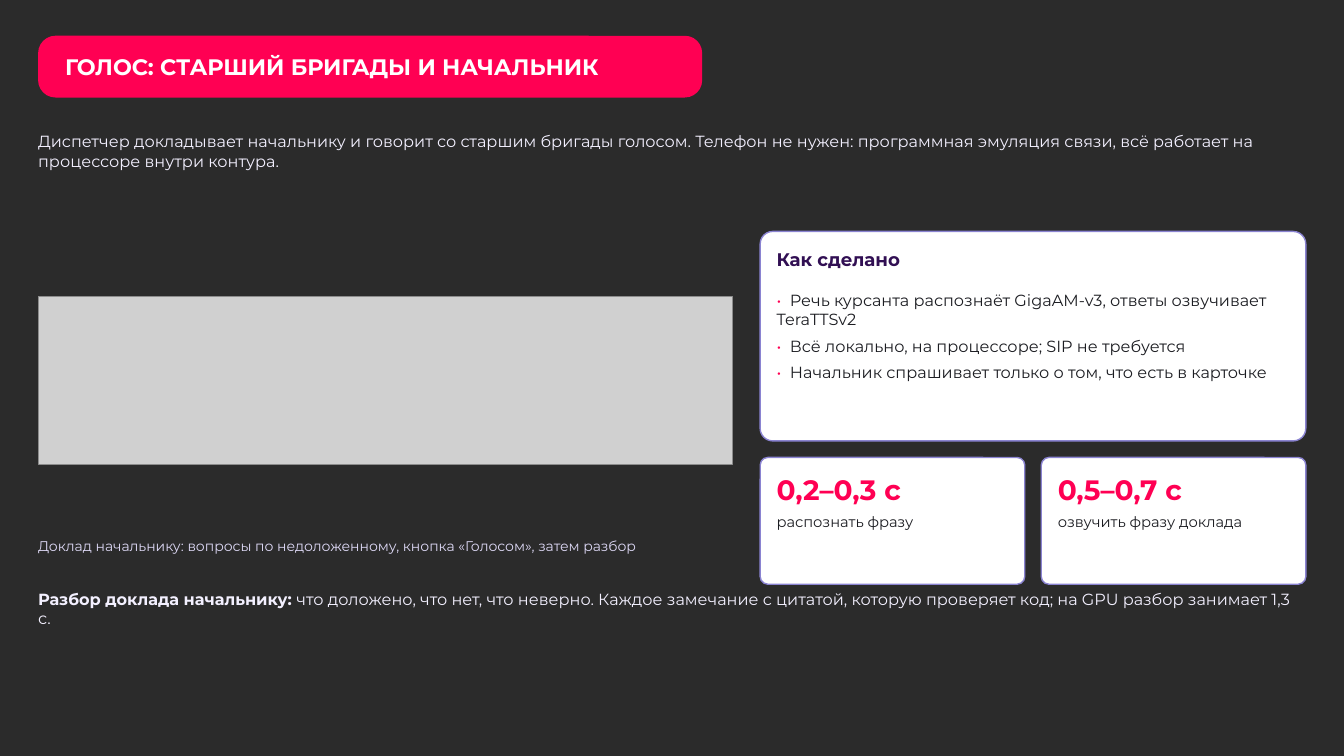
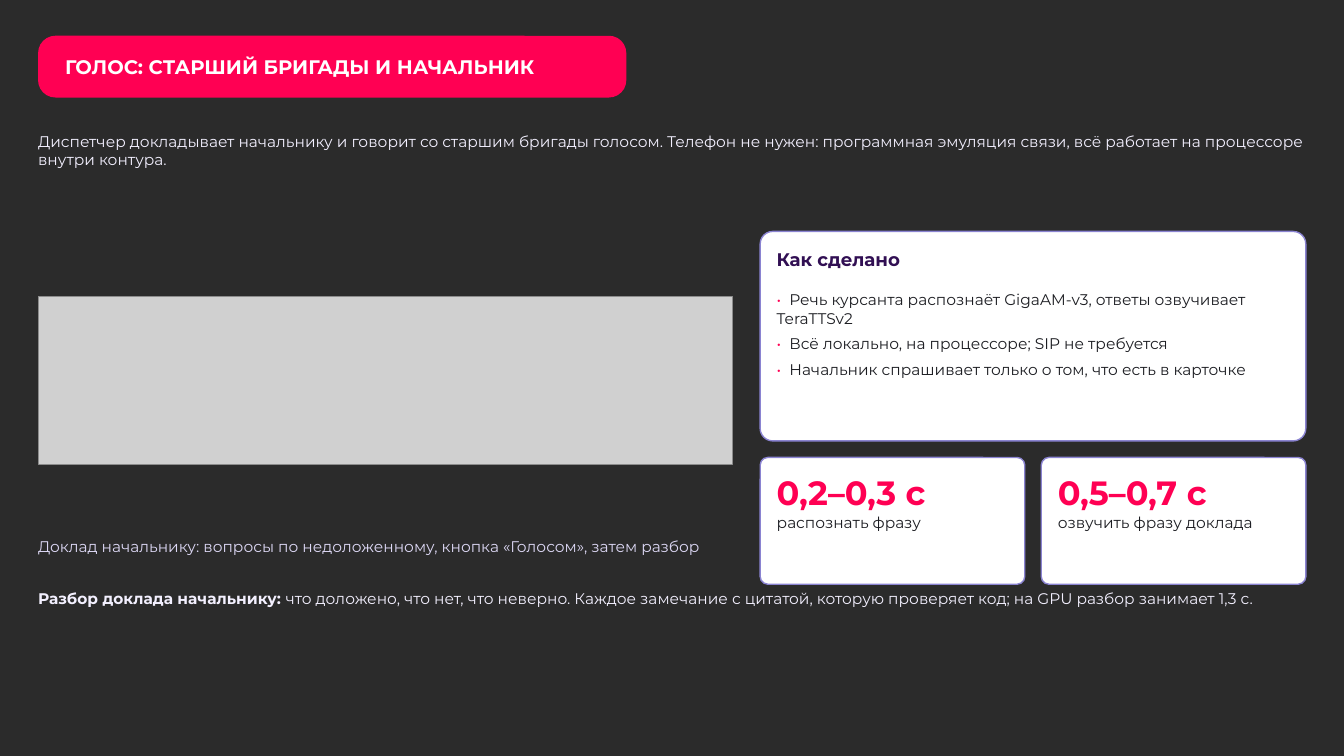
Before and after one commit to Den4ikAI/arm112-trainer_final, a slide deck: slide 11 of docs/презентация.pptx. Drawn at 1344x756 pixels with LibreOffice and Linux fonts; fonts in the diff are those of the drawing; grey boxes stand for pictures; background and template pictures are left out; a plain dark background stands for a picture behind light text. Boxes give left, top, right and bottom in pixels: in the first picture for what was removed or moved away, otherwise in the second. Text is boxed around its words. In the diff, an @@ line names an element or a change of style, - is before the commit and + after.

```diff
--- a/docs/презентация.pptx
+++ b/docs/презентация.pptx
@@ rounded rectangle "ГОЛОС: СТАРШИЙ БРИГАДЫ И НАЧАЛЬНИК": place and size @@
-rounded rectangle "ГОЛОС: СТАРШИЙ БРИГАДЫ И НАЧАЛЬНИК" at box(38, 35, 703, 97)
+rounded rectangle "ГОЛОС: СТАРШИЙ БРИГАДЫ И НАЧАЛЬНИК" at box(38, 35, 627, 97)
@@ rounded rectangle "ГОЛОС: СТАРШИЙ БРИГАДЫ И НАЧАЛЬНИК" at box(38, 35, 627, 97): size 16 to 14 pt @@
@@ text "0,2–0,3 с" at box(777, 481, 926, 511): size 20 to 24 pt @@
@@ text "0,5–0,7 с" at box(1058, 481, 1207, 511): size 20 to 24 pt @@
@@ text "распознать фразу" at box(777, 516, 921, 531): size 10.5 to 11 pt @@
@@ text "озвучить фразу доклада" at box(1058, 516, 1253, 531): size 10.5 to 11 pt @@
@@ text "Доклад начальнику: вопросы по недоложенному, ..." at box(38, 540, 699, 555): size 10 to 11 pt @@
@@ size 11.5 to 11 pt in 3 elements at box(38, 135, 1303, 168), box(777, 293, 1246, 378), box(38, 592, 1253, 607) @@
```
Also in this commit, not shown: 22 other slides changed, 4 other files.
